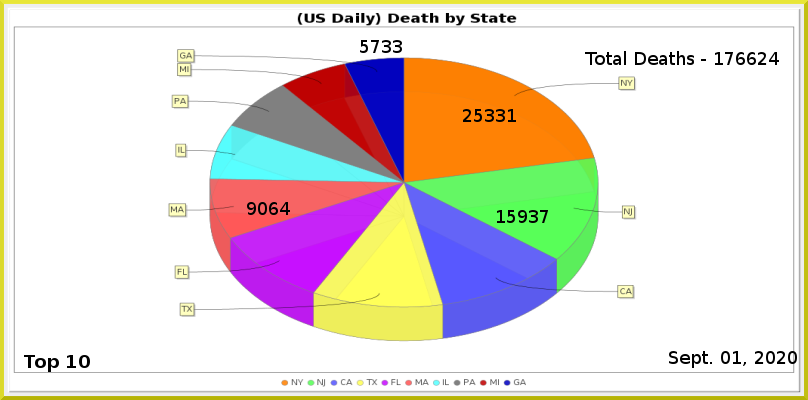
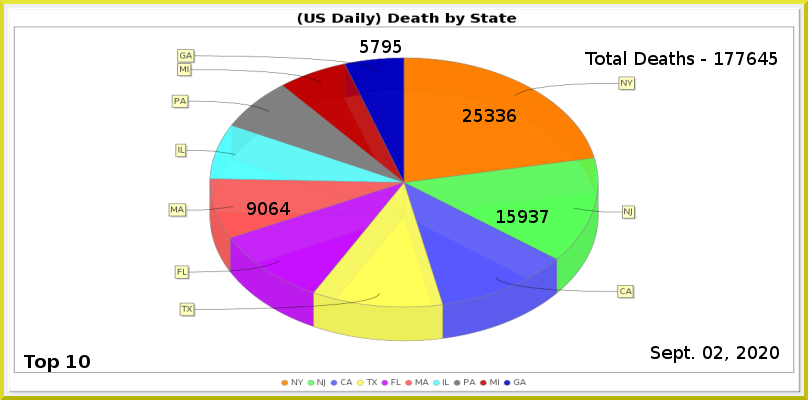
The second 808px x 400px image is a revision of the first. Changes to its layers:
painted on "Least" over [382, 40, 402, 53]
painted on "NY" over [507, 109, 516, 122]
renamed "Total Deaths - 176624" to "Total Deaths - 177645", painted on it over [736, 52, 779, 65]
painted on "Current Date" over [651, 346, 797, 368]
